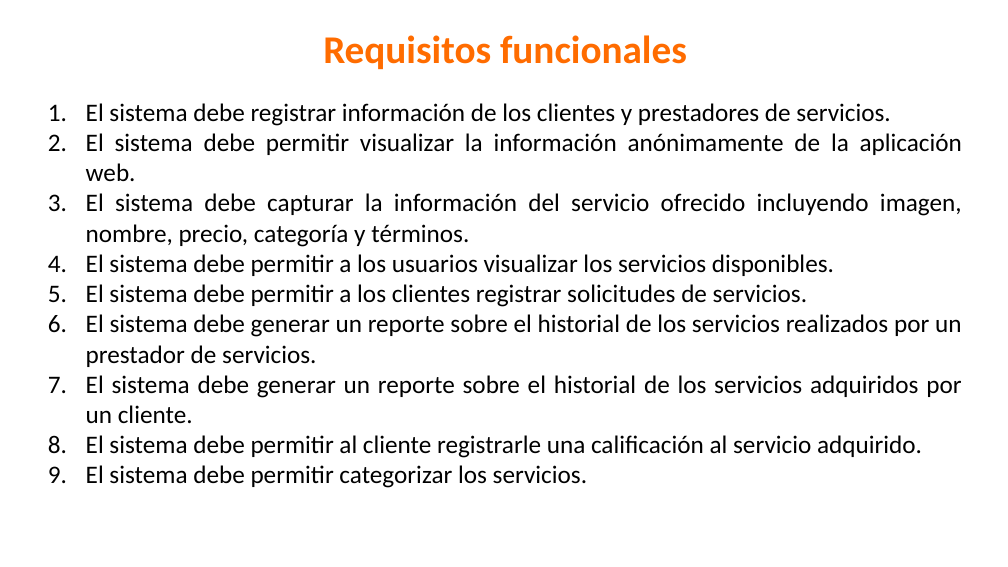
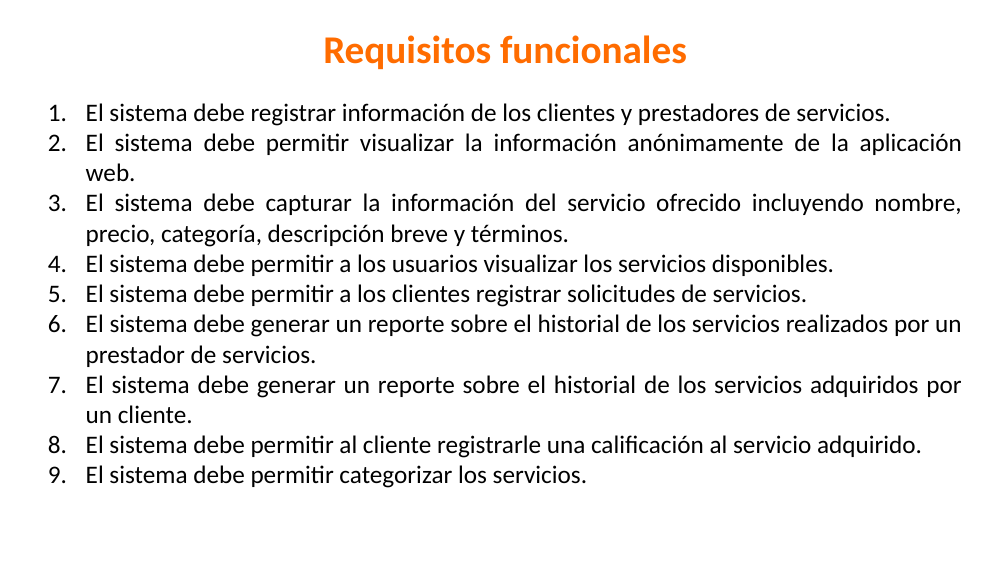
Before and after one commit to yeseniaquejada/SERVICE_MARKET, a slide deck: slide 10 of PROYECTO FORMATIVO.pptx. Drawn at 1008x567 pixels with LibreOffice and Linux fonts; fonts in the diff are those of the drawing; background and template pictures are left out. Boxes give left, top, right and bottom in pixels: in the first picture for what was removed or moved away, otherwise in the second. Text is boxed around its words. In the diff, an @@ line names an element or a change of style, - is before the commit and + after.

```diff
--- a/PROYECTO FORMATIVO.pptx
+++ b/PROYECTO FORMATIVO.pptx
@@ text at bbox=[86, 193, 961, 247]: text changed @@
-3. El sistema debe capturar la información del servicio ofrecido incluyendo imagen, nombre, precio, categoría y términos.
+3. El sistema debe capturar la información del servicio ofrecido incluyendo nombre, precio, categoría, descripción breve y términos.
```
Also in this commit, not shown: 1 other slide changed, 18 other files.
